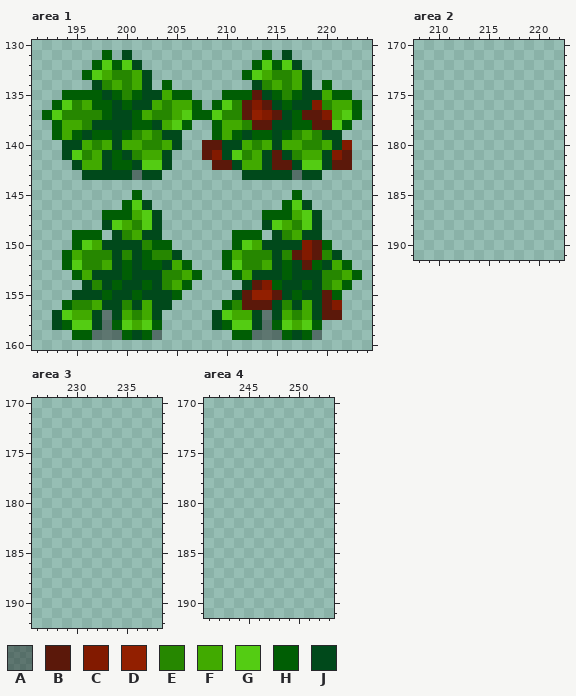
Edited in one commit: pixel-art file (src/concept/sprite/plants.aseprite). This is how it looked before the edit.
512x512 pixels, 1 frame. Colours within 5 levels of each other are drawn and written as one. Shown: area 1: x 191..224, y 130..160; area 2: x 208..222, y 170..191; area 3: x 226..238, y 170..192; area 4: x 241..253, y 170..191. The commit also changed other parts of the picture, which this record leaves out.
Palette (. is transparent): A #00000060  B #5b180a  C #821a00  D #921f00  E #268700  F #41aa00  G #54cc13  H #005e04  J #00491b
Pixels before, area 1, first column x 192:
131 ......H.J.............H.J.......
132 .....HGHGJ...........HGHGJ......
133 ....HGFEEFJ.........HGFEEFJ.....
134 .....JEFEFJ.H........JEFEFJ.H...
135 ..HHHHJHEHJJFHH...HHHBJHEHJJFHH.
136 .HGEFHHJHJJFEFFH.HGEBCBJHJJCEFFH
137 HGEEEEHJJHFEEFGHHGEEBDCBJHBBCFGH
138 .HFFEJJJJHHJFGH..HFFEBBJJHHBBGH.
139 .HFHJHHJHEFEJJ...HFHJHHJHEFEJJ..
140 ..JJFEFJFFEEFJ..BBJJFEFJFFEEFJC.
141 ..JGEFJHJEFFJ...BCJGEFJBJEFFJCB.
142 ...JFFJHHJGGJ....BBJFFJBBJGGJBB.
143 ....JJJJJAJJ........JJJJJAJJ....
144 ................................
145 .........H...............H......
146 ........HGJ.............HGJ.....
147 ......HHHFGJ..........HHHFGJ....
148 ......JGFEGJ..........JGFEGJ....
149 ...HHH.JEFJJ.......HHH.JEFJJ....
150 ...HGFJJJJEHH......HGFJJJJCBH...
151 ..HFEEEJEJHEEJ....HFEEEJEBCBEJ..
152 ..HGEEFJHJHHJFH...HGEEFJHJBHJFH.
153 ...HFJJJHJJJEEFH...HFJJJHJJJEEFH
154 ....JEJHJJHJEFH.....JBCHJJHJEFH.
155 ...JJJHJJHJJJH.....JBDDBJHJJBH..
156 ..HEEFJJEJFJJ.....HEBBBJEJFJBC..
157 .JGFFJAJFEFJ.....JGFFJAJFEFJBB..
158 .JHGGJAHGFGH.....JHGGJAHGFGH....
159 ...HHAAAHJHA.......HHAAAHJHA....
After the commit:
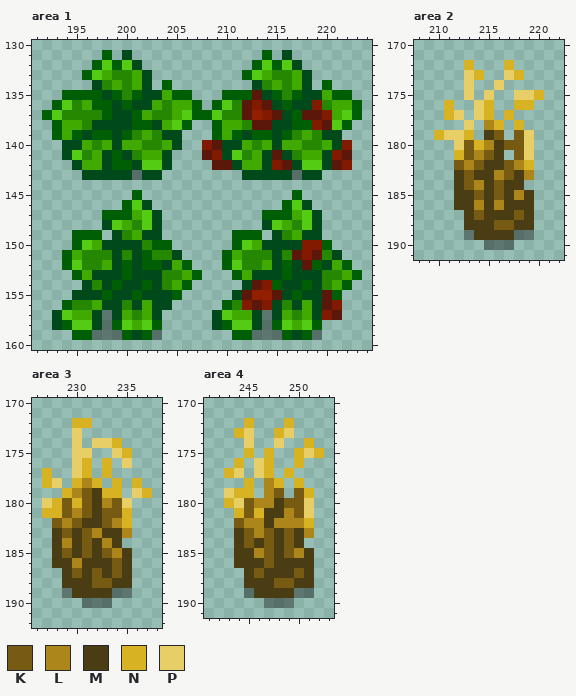
Colours new in this view: K #785b13  L #ac851b  M #4a3d13  N #d7b222  P #e8ce66
Changes in this commit:
Changed rows in their new state; - is an unchanged pixel.
Area 1, layer "Layer 1":
first column x 208:
138 -----------C---
140 C--------------
142 -------C------C
first column x 219:
150 C
first column x 212:
156 C-C------
157 --------C
Area 2, layer "Layer 1":
first column x 210:
172 ---N---N---
173 ---PN--PN--
174 ---P--P----
175 ---P-P--PPN
176 -N--PN--NN-
177 -NP-PN-N---
178 ---P-LN-N--
179 NPPN-MK-KP-
180 --PKNLMKKP-
181 --NKLKM-KP-
182 --KLKMMKLN-
183 --MKMMLKML-
184 --MKLMKMM--
185 --MMKMKMLM-
186 --MMLMLMMM-
187 ---MKMMMKM-
188 ---MMMKKMM-
189 ---AMMMMAA-
190 -----AAA---
Area 3, layer "Layer 1":
first column x 227:
172 ---NN------
173 ---P-------
174 ---P-PPN---
175 ---PP--PN--
176 ---PN-N-P--
177 N--PN-N----
178 NP-NLN-N-N-
179 --NLKMNN-PN
180 PNKNKMLKP--
181 NNKLKMKKN--
182 -KLKMMKLN--
183 -MKMKLMML--
184 -MLMKMLM---
185 -MKMKMKLM--
186 -MMLMMMKM--
187 --MKMKMKM--
188 --MMMKKMM--
189 --AMMMMAA--
190 ----AAA----
Area 4, layer "Layer 1":
first column x 243:
172 --N---N---
173 -NP--NP---
174 --P--P--N-
175 --N-N--NPN
176 -N-PN--N--
177 NP-PN-N---
178 --N-LN-N--
179 PNN-LK-KN-
180 NPKLLMKKP-
181 -NKNMMLKP-
182 -KLLMLLLN-
183 -MKLKMKML-
184 -MKMKMKM--
185 -MMLKMKLM-
186 -MMMKMMMM-
187 --MKMMMKM-
188 --MMMKKMM-
189 --AMMMMAA-
190 ----AAA---
